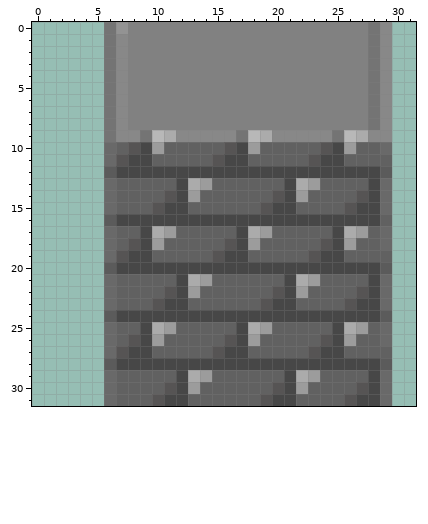
One commit to this pixel-art sprite: build/wall/stone_end_fl.png. Above: the version before the commit.
The file is 32x32 pixels. Colours within 5 levels of each other are drawn and written as one.
Once edited:
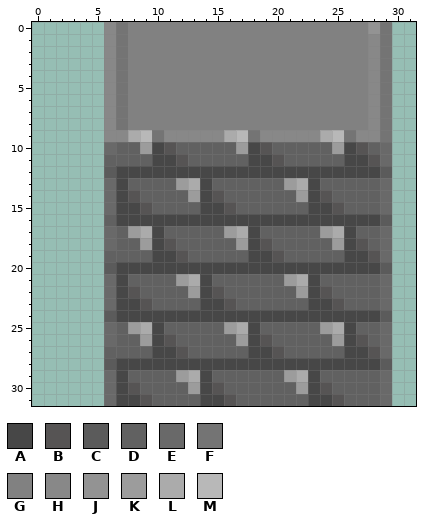
Palette (. is transparent): A #474747  B #565454  C #5b5b5b  D #616161  E #696969  F #747474  G #818181  H #888888  J #939393  K #9c9c9c  L #ababab  M #b8b8b8
What changed:
@@ x 0..31 @@
- 0 ......FJGGGGGGGGGGGGGGGGGGGGFH..
- 1 ......FHGGGGGGGGGGGGGGGGGGGGFH..
- 2 ......FHGGGGGGGGGGGGGGGGGGGGFH..
- 3 ......FHGGGGGGGGGGGGGGGGGGGGFH..
- 4 ......FHGGGGGGGGGGGGGGGGGGGGFH..
- 5 ......FHGGGGGGGGGGGGGGGGGGGGFH..
- 6 ......FHGGGGGGGGGGGGGGGGGGGGFH..
- 7 ......FHGGGGGGGGGGGGGGGGGGGGFH..
- 8 ......FHGGGGGGGGGGGGGGGGGGGGFH..
- 9 ......FHHFMLHHHHHFMLHHHHHFMLHH..
-10 ......EDBAKDDDDDBAKDDDDDBAKDDE..
-11 ......EBAADDDDDBAADDDDDBAADDDD..
+ 0 ......HFGGGGGGGGGGGGGGGGGGGGJF..
+ 1 ......HFGGGGGGGGGGGGGGGGGGGGHF..
+ 2 ......HFGGGGGGGGGGGGGGGGGGGGHF..
+ 3 ......HFGGGGGGGGGGGGGGGGGGGGHF..
+ 4 ......HFGGGGGGGGGGGGGGGGGGGGHF..
+ 5 ......HFGGGGGGGGGGGGGGGGGGGGHF..
+ 6 ......HFGGGGGGGGGGGGGGGGGGGGHF..
+ 7 ......HFGGGGGGGGGGGGGGGGGGGGHF..
+ 8 ......HFGGGGGGGGGGGGGGGGGGGGHF..
+ 9 ......HHLMFHHHHHLMFHHHHHLMFHHF..
+10 ......EDDKABDDDDDKABDDDDDKABDE..
+11 ......DDDDAABDDDDDAABDDDDDAABE..
 12 ......CAAAAAAAAAAAAAAAAAAAAAAC..
-13 ......EDDDDDALKDDDDDDALKDDDDAE..
-14 ......EDDDDBAKDDDDDDBAKDDDDBAE..
-15 ......EDDDBAADDDDDDBAADDDDBAAE..
-16 ......CAAAAAAAAAAAAAAAAAAAAAAD..
-17 ......EDDALKDDDDDALKDDDDDALKDE..
-18 ......EDBAKDDDDDBAKDDDDDBAKDDE..
-19 ......EBAADDDDDBAADDDDDBAADDDD..
+13 ......EADDDDKLADDDDDDKLADDDDDE..
+14 ......EABDDDDKABDDDDDDKABDDDDE..
+15 ......EAABDDDDAABDDDDDDAABDDDE..
+16 ......DAAAAAAAAAAAAAAAAAAAAAAC..
+17 ......EDKLADDDDDKLADDDDDKLADDE..
+18 ......EDDKABDDDDDKABDDDDDKABDE..
+19 ......DDDDAABDDDDDAABDDDDDAABE..
 20 ......CAAAAAAAAAAAAAAAAAAAAAAC..
-21 ......EDDDDDALKDDDDDDALKDDDDAE..
-22 ......EDDDDBAKDDDDDDBAKDDDDBAE..
-23 ......EDDDBAADDDDDDBAADDDDBAAE..
+21 ......EADDDDKLADDDDDDKLADDDDDE..
+22 ......EABDDDDKABDDDDDDKABDDDDE..
+23 ......EAABDDDDAABDDDDDDAABDDDE..
 24 ......CAAAAAAAAAAAAAAAAAAAAAAC..
-25 ......EDDALKDDDDDALKDDDDDALKDE..
-26 ......EDBAKDDDDDBAKDDDDDBAKDDE..
-27 ......EBAADDDDDBAADDDDDBAADDDD..
+25 ......EDKLADDDDDKLADDDDDKLADDE..
+26 ......EDDKABDDDDDKABDDDDDKABDE..
+27 ......DDDDAABDDDDDAABDDDDDAABE..
 28 ......CAAAAAAAAAAAAAAAAAAAAAAC..
-29 ......EDDDDDALKDDDDDDALKDDDDAE..
-30 ......EDDDDBAKDDDDDDBAKDDDDBAE..
-31 ......EDDDBAADDDDDDBAADDDDBAAE..
+29 ......EADDDDKLADDDDDDKLADDDDDE..
+30 ......EABDDDDKABDDDDDDKABDDDDE..
+31 ......EAABDDDDAABDDDDDDAABDDDE..
Pixel boxes of the changes (left, top, right, bottom) in both pictures:
changed: (104, 22, 392, 406)
